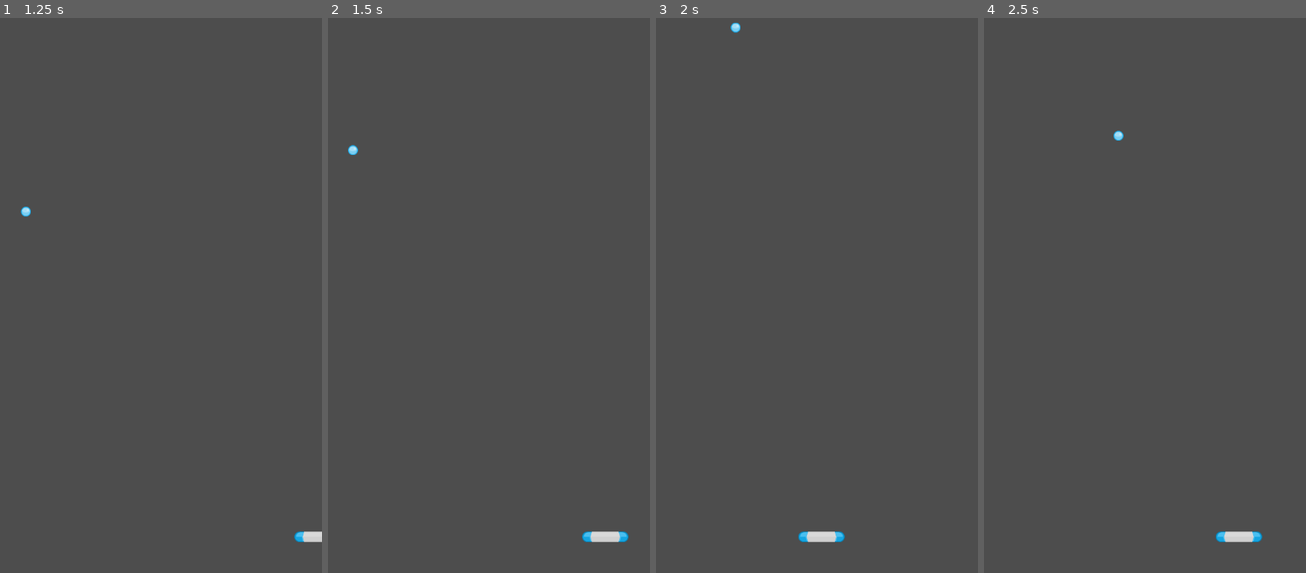
Above: before the commit, frames 1-4 (left to right).
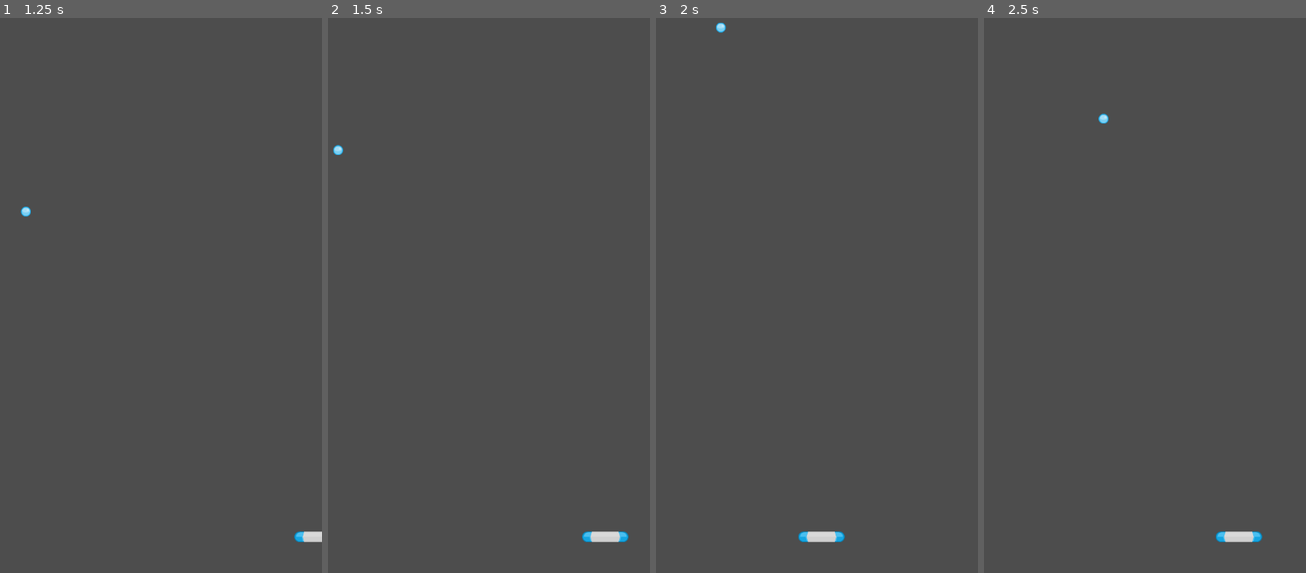
Above: after the commit, the same moments.

Repository: iceEiji/learning-godot
Game: Godot game, scene res://Main.tscn
Same seed, same stepped clock (60 frames per second), same inputs: the game is played once before the commit and once after it.
Inputs:
- Up to frame 1 (1.25 s): tap Enter at 0.5 s; hold Right (move_right) from 0.53 s (still down)
- Up to frame 2 (1.5 s): release Right (move_right) at 1.28 s; hold Left (move_left) from 1.28 s (still down)
- Up to frame 3 (2 s): keep holding Left (move_left)
- Up to frame 4 (2.5 s): tap Space at 2 s; release Left (move_left) at 2.03 s; hold Right (move_right) from 2.03 s (still down)

Frame 1 is identical in both runs. In frame 2, less than 0.1% of the frame differs, in the area x 1-10%, y 22-25%; in frame 3, 0.1%, in the area x 18-27%, y 0-3%; in frame 4, less than 0.1%.

Commit message:
feat: [b-b] adjust wall.

Diff:
--- a/block-breaker/Main.tscn
+++ b/block-breaker/Main.tscn
@@ -6,13 +6,13 @@
 [ext_resource type="PhysicsMaterial" uid="uid://cgmileq708iqy" path="res://no_friction.tres" id="3_r0du0"]
 
 [sub_resource type="RectangleShape2D" id="RectangleShape2D_cm0pq"]
-size = Vector2(720, 20)
+size = Vector2(720, 17)
 
 [sub_resource type="RectangleShape2D" id="RectangleShape2D_fos0i"]
-size = Vector2(20, 1152)
+size = Vector2(16, 1296)
 
 [sub_resource type="RectangleShape2D" id="RectangleShape2D_3dxm6"]
-size = Vector2(20, 1152)
+size = Vector2(17, 1296)
 
 [node name="Main" type="Node2D" unique_id=370957019]
 script = ExtResource("1_cm0pq")
@@ -25,19 +25,19 @@
 physics_material_override = ExtResource("3_r0du0")
 
 [node name="CollisionShape2D" type="CollisionShape2D" parent="TopWall" unique_id=1275353178]
-position = Vector2(360, 11)
+position = Vector2(360, -7.5)
 shape = SubResource("RectangleShape2D_cm0pq")
 
 [node name="RightWall" type="StaticBody2D" parent="." unique_id=1739389335]
 physics_material_override = ExtResource("3_r0du0")
 
 [node name="CollisionShape2D" type="CollisionShape2D" parent="RightWall" unique_id=861082838]
-position = Vector2(712, 576)
+position = Vector2(728, 632)
 shape = SubResource("RectangleShape2D_fos0i")
 
 [node name="LeftWall" type="StaticBody2D" parent="." unique_id=1999863317]
 physics_material_override = ExtResource("3_r0du0")
 
 [node name="CollisionShape2D" type="CollisionShape2D" parent="LeftWall" unique_id=1091762587]
-position = Vector2(8, 576)
+position = Vector2(-7.5, 632)
 shape = SubResource("RectangleShape2D_3dxm6")
